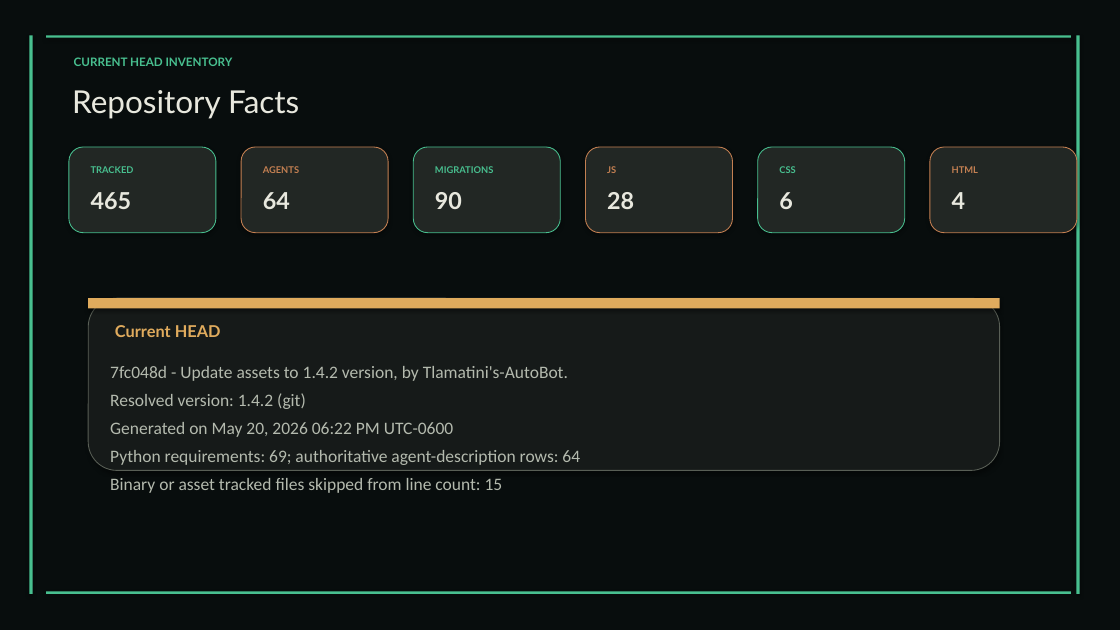
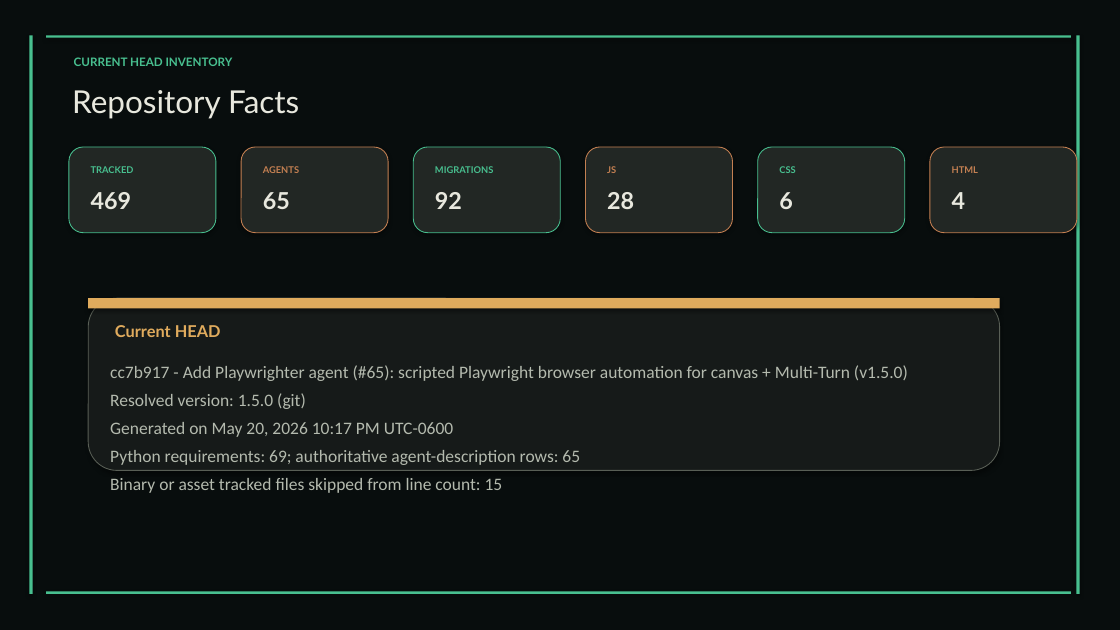
Before and after one commit to XAIHT/Tlamatini, a slide deck: slide 34 of Tlamatini_eXtended_Artificial_Intelligence_Humanly_Tempered.pptx (slide 33 before the commit). Drawn at 1120x630 pixels with LibreOffice and Linux fonts; fonts in the diff are those of the drawing. Boxes give left, top, right and bottom in pixels: in the first picture for what was removed or moved away, otherwise in the second. Text is boxed around its words. In the diff, an @@ line names an element or a change of style, - is before the commit and + after.

```diff
--- a/Tlamatini_eXtended_Artificial_Intelligence_Humanly_Tempered.pptx
+++ b/Tlamatini_eXtended_Artificial_Intelligence_Humanly_Tempered.pptx
@@ text at (91,192,132,209): text changed @@
-465
+469
@@ text at (263,192,290,209): text changed @@
-64
+65
@@ text at (435,192,462,209): text changed @@
-90
+92
@@ text at (110,365,908,465): text changed @@
-7fc048d - Update assets to 1.4.2 version, by Tlamatini's-AutoBot.
-Resolved version: 1.4.2 (git)
-Generated on May 20, 2026 06:22 PM UTC-0600
-Python requirements: 69; authoritative agent-description rows: 64
+cc7b917 - Add Playwrighter agent (#65): scripted Playwright browser automation for canvas + Multi-Turn (v1.5.0)
+Resolved version: 1.5.0 (git)
+Generated on May 20, 2026 10:17 PM UTC-0600
+Python requirements: 69; authoritative agent-description rows: 65
```
Also in this commit, not shown: 27 other slides changed, 1 slide added, 2 other files.
